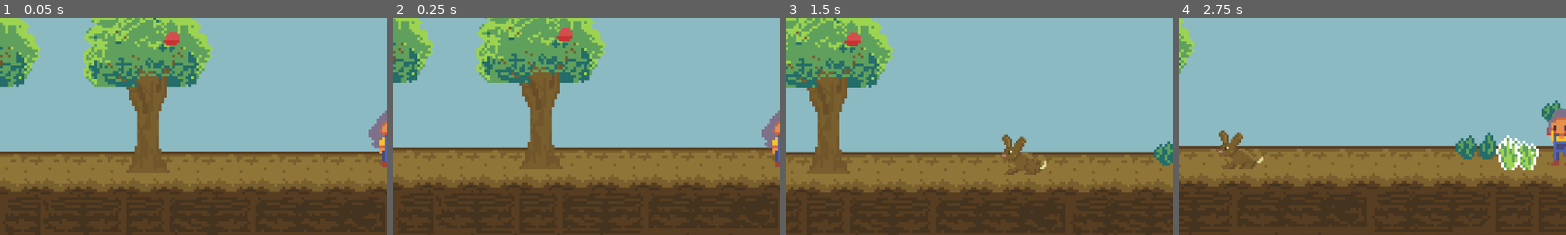
Above: before the commit, frames 1-4 (left to right).
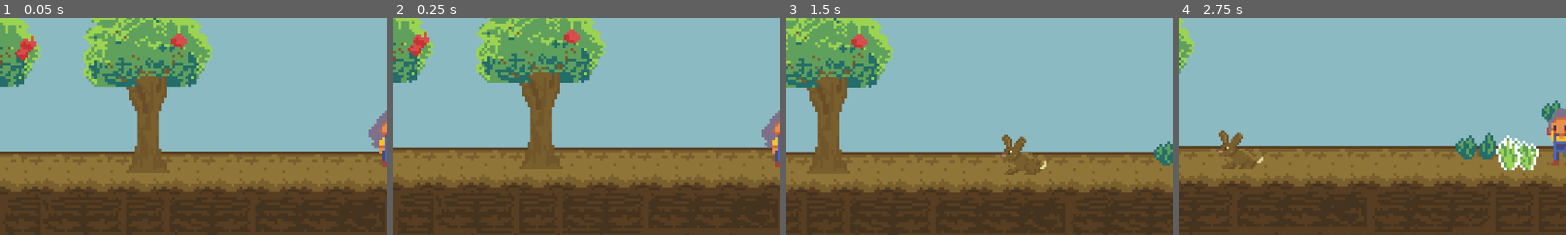
Above: after the commit, the same moments.

Repository: BrandonManuel/garden-game
Game: Godot game, scene res://Assets/Scenes/garden.tscn
Same seed, same stepped clock (60 frames per second), same inputs: the game is played once before the commit and once after it.
Inputs:
- Up to frame 1 (0.05 s): no input
- Up to frame 2 (0.25 s): no input
- Up to frame 3 (1.5 s): hold Right (walk_right) from 0.53 s (still down); tap E (pick_up) at 0.6 s; tap Space (jump) at 0.77 s; tap Shift (run) at 1.35 s
- Up to frame 4 (2.75 s): tap Space (jump) at 1.52 s; release Right (walk_right) at 2.03 s; hold Left (walk_left) from 2.03 s (still down); tap E (pick_up) at 2.1 s
The pictures show only the part of the screen within x 0-50%, y 21-71%; the shares and areas given below are measured in that part.

The runs differ from the first frame. In frame 1, 0.6% of the frame differs, in the area x 3-49%, y 6-20%; in frame 2, 0.6%; in frame 3, 0.2%; in frame 4, nothing differs.

Commit message:
Fixed x and y position of pickupable_container pickupables to be an int instead of float in order to prevent sub pixel jitter

Diff:
--- a/Assets/Scripts/pickupable_container.gd
+++ b/Assets/Scripts/pickupable_container.gd
@@ -12,8 +12,8 @@
 var num_pickupables: int
 var radius: float
 var height: float
-var pickupables_x: float
-var pickupables_y: float
+var pickupables_x: int
+var pickupables_y: int
 
 var tile_position
 
@@ -29,16 +29,16 @@
 	if shape is CapsuleShape2D:
 		radius = shape.radius
 		height = shape.height
-		pickupables_x = pickupables.position.x
-		pickupables_y = pickupables.position.y
+		pickupables_x = floori(pickupables.position.x)
+		pickupables_y = floori(pickupables.position.y)
 
 	num_pickupables = randi_range(0, max_num_pickupables)
 	for i in num_pickupables:
 		var pickupable: Pickupable = pickupable_scene.instantiate()
 
 		# since capsule is horizontal, use height for x and radius for y
-		var random_x: float = randf_range(-height * .5, height * .5)
-		var random_y: float = randf_range(-radius * .5, radius * .5)
+		var random_x: int = randi_range(-height * .5, height * .5)
+		var random_y: int = randi_range(-radius * .5, radius * .5)
 		var random_image_index: int = randi_range(0, data.num_frames - 1)
 
 		add_child(pickupable)
